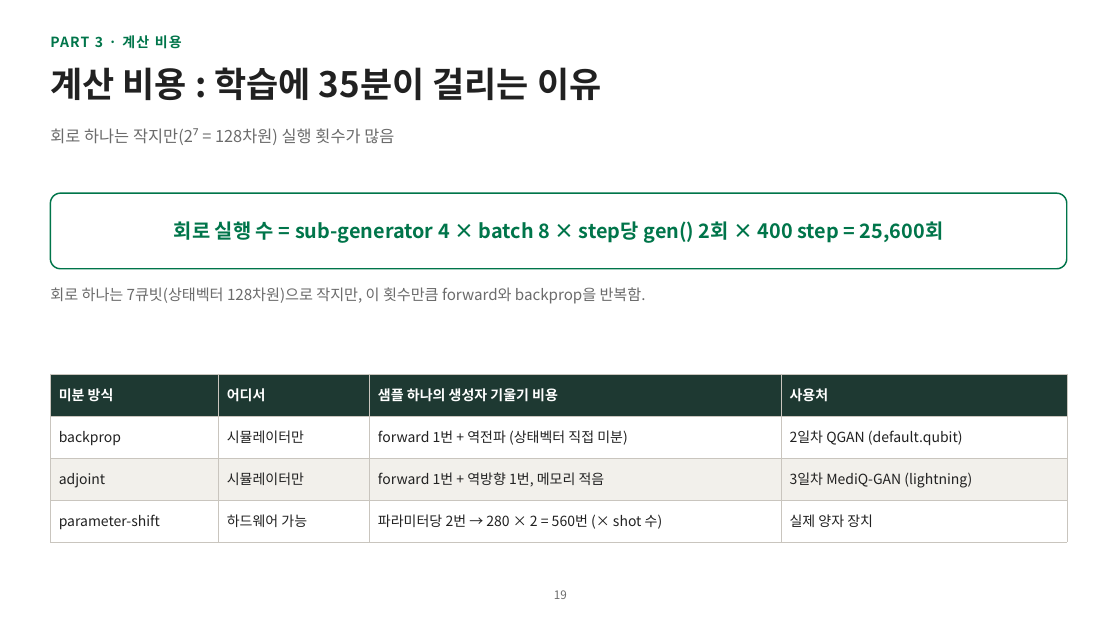
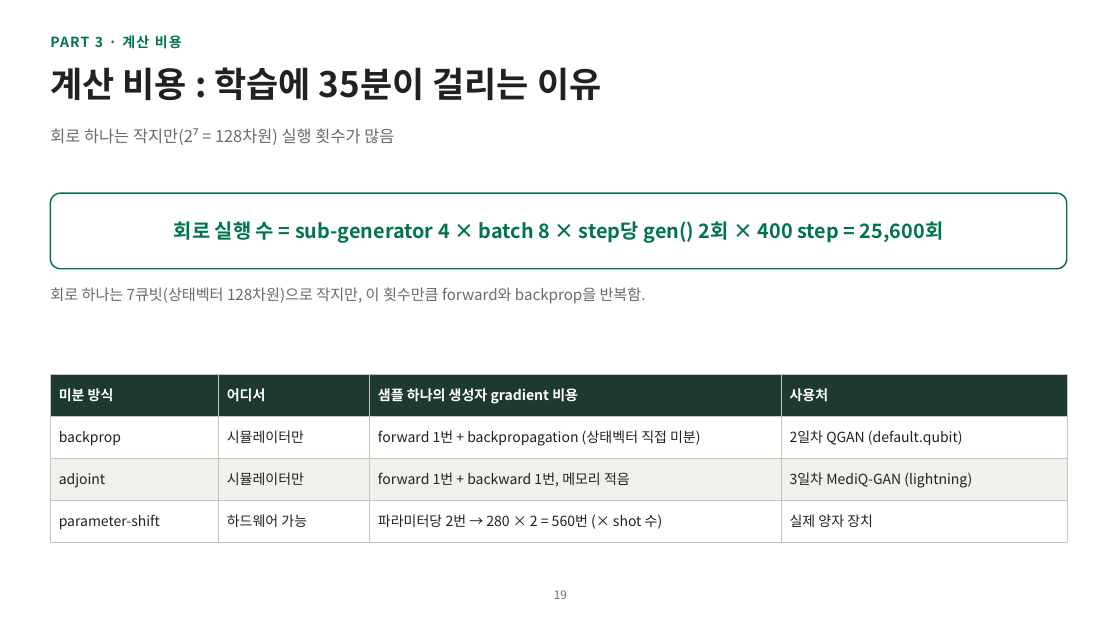
Before and after one commit to hyunhp/skin_disease_qml, a slide deck: slide 19 of practice/day2_slides/day2_practice_slides.pptx. Drawn at 1120x630 pixels with LibreOffice and Linux fonts; fonts in the diff are those of the drawing. Boxes give left, top, right and bottom in pixels: in the first picture for what was removed or moved away, otherwise in the second. Text is boxed around its words. In the diff, an @@ line names an element or a change of style, - is before the commit and + after.

```diff
--- a/practice/day2_slides/day2_practice_slides.pptx
+++ b/practice/day2_slides/day2_practice_slides.pptx
@@ table at bbox=[50, 374, 1067, 534] @@
-row 1, column 3: 샘플 하나의 생성자 기울기 비용
+row 1, column 3: 샘플 하나의 생성자 gradient 비용
-row 2, column 3: forward 1번 + 역전파 (상태벡터 직접 미분)
+row 2, column 3: forward 1번 + backpropagation (상태벡터 직접 미분)
-row 3, column 3: forward 1번 + 역방향 1번, 메모리 적음
+row 3, column 3: forward 1번 + backward 1번, 메모리 적음
```
Also in this commit, not shown: 11 other slides changed, 13 other files.
